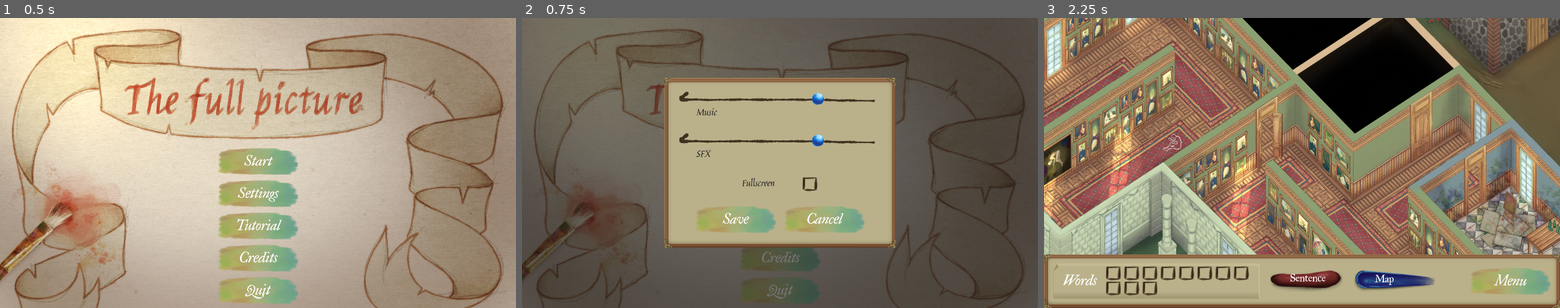
Above: before the commit, frames 1-3 (left to right).
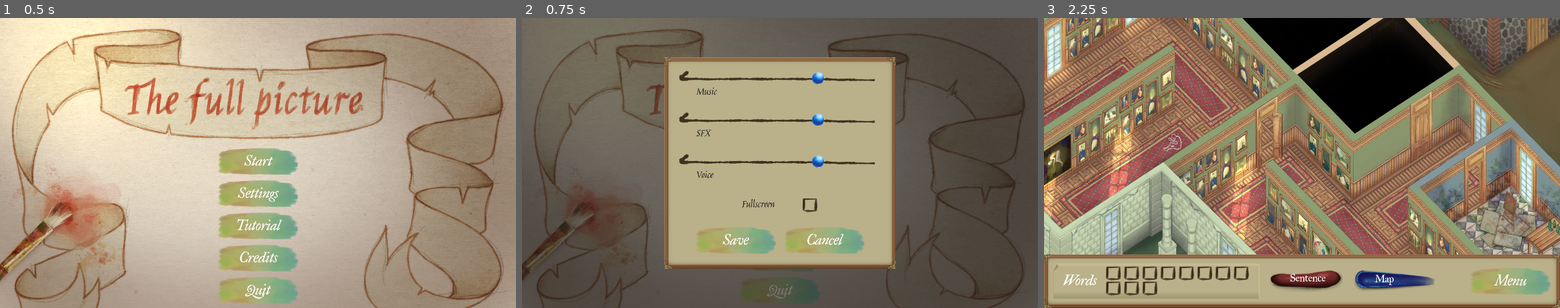
Above: after the commit, the same moments.

Repository: 100-Devs-1-Game/TheFullPicture
Game: Godot game, scene res://menus/main_menu.tscn
Same seed, same stepped clock (60 frames per second), same inputs: the game is played once before the commit and once after it. Sound files missing from this copy of the repository are replaced by a short silence.
Inputs:
- Up to frame 1 (0.5 s): no input
- Up to frame 2 (0.75 s): click "Settings" at 0.5 s
- Up to frame 3 (2.25 s): click "Save" at 1.25 s; click "Start" at 2 s

Frame 1 is identical in both runs. In frame 2, 13% of the frame differs, in the area x 27-73%, y 13-87%; in frame 3, nothing differs.

Commit message:
Add voice volume setting

Diff:
--- a/src/global/game_settings.gd
+++ b/src/global/game_settings.gd
@@ -13,6 +13,11 @@
 		sfx_volume= f
 		AudioServer.set_bus_volume_linear(AudioServer.get_bus_index("Sfx"), f)
 
+var voice_volume: float:
+	set(f):
+		voice_volume= f
+		AudioServer.set_bus_volume_linear(AudioServer.get_bus_index("Voice"), f)
+
 
 var fullscreen: bool:
 	set(b):
@@ -27,6 +32,7 @@
 func _ready() -> void:
 	music_volume= 0.7
 	sfx_volume= 0.7
+	voice_volume= 0.7
 	fullscreen= false
 
 	load_settings()
@@ -37,6 +43,7 @@
 
 	config.set_value("Audio", "music_volume", music_volume)
 	config.set_value("Audio", "sfx_volume", sfx_volume)
+	config.set_value("Audio", "voice_volume", voice_volume)
 	config.set_value("Misc", "fullscreen", fullscreen)
 
 	config.save(SAVE_FILE)
@@ -47,6 +54,7 @@
 	if config.load(SAVE_FILE) != OK:
 		return
 
-	music_volume= config.get_value("Audio", "music_volume")
-	sfx_volume= config.get_value("Audio", "sfx_volume")
+	music_volume= config.get_value("Audio", "music_volume", 0.7)
+	sfx_volume= config.get_value("Audio", "sfx_volume", 0.7)
+	voice_volume= config.get_value("Audio", "voice_volume", 0.7)
 	fullscreen= config.get_value("Misc", "fullscreen")
--- a/src/menus/settings_popup.gd
+++ b/src/menus/settings_popup.gd
@@ -5,6 +5,8 @@
 
 @onready var music_slider: HSlider = %MusicSlider
 @onready var sfx_slider: HSlider = %SFXSlider
+@onready var voice_slider: HSlider = %VoiceSlider
+
 @onready var fullscreen_check_box: CheckBox = %FullscreenCheckBox
 
 
@@ -12,6 +14,7 @@
 func open():
 	music_slider.value= GameSettings.music_volume
 	sfx_slider.value= GameSettings.sfx_volume
+	voice_slider.value= GameSettings.voice_volume
 	fullscreen_check_box.button_pressed= GameSettings.fullscreen
 	show()
 
@@ -19,6 +22,7 @@
 func _on_save_button_pressed() -> void:
 	GameSettings.music_volume= music_slider.value
 	GameSettings.sfx_volume= sfx_slider.value
+	GameSettings.voice_volume= voice_slider.value
 	GameSettings.fullscreen= fullscreen_check_box.button_pressed
 	GameSettings.save_settings()
 	hide()
--- a/src/menus/settings_popup.tscn
+++ b/src/menus/settings_popup.tscn
@@ -72,6 +72,19 @@
 text = "        SFX"
 label_settings = SubResource("LabelSettings_vmd75")
 
+[node name="VBoxContainer3" type="VBoxContainer" parent="PanelContainer/MarginContainer/VBoxContainer"]
+layout_mode = 2
+
+[node name="VoiceSlider" parent="PanelContainer/MarginContainer/VBoxContainer/VBoxContainer3" instance=ExtResource("3_05cle")]
+unique_name_in_owner = true
+layout_mode = 2
+
+[node name="Label" type="Label" parent="PanelContainer/MarginContainer/VBoxContainer/VBoxContainer3"]
+layout_mode = 2
+size_flags_horizontal = 0
+text = "        Voice"
+label_settings = SubResource("LabelSettings_vmd75")
+
 [node name="HBoxContainer2" type="HBoxContainer" parent="PanelContainer/MarginContainer/VBoxContainer"]
 layout_mode = 2
 size_flags_horizontal = 4
